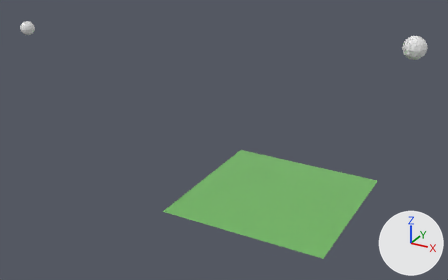
The Blender file Lectures/5_FoliageSpreadGrowth/LectureExamples/Blender/ProceduralFoliage.blend, before and after one commit.
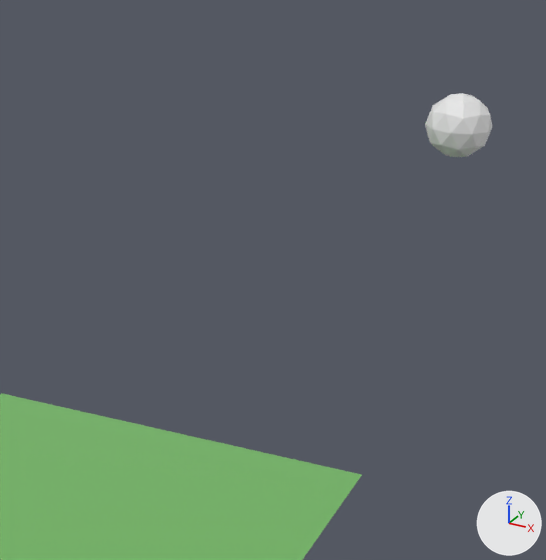
Each version is shown whole from a 50 mm lens placed at (2.71, -6.24, 3.72), pointed at (-0.39, -0.6, 0.9), then close up on the part from 54% to 100% of the width and 0% to 76% of the height. Every picture has the same lights, and +X, +Y and +Z are marked at lower right.

The scene before the commit, as lines of its bpy script (objects in view):
```python
me_icosphere = bpy.data.meshes.new('Icosphere')
me_icosphere.from_pydata(...)  # an icosphere of 80 faces spanning x -0.135..0.135, y -0.142..0.142, z 0.314..0.599
me_plane = bpy.data.meshes.new('Plane')
me_plane.from_pydata([(-1.0, -1.0, 0.0), (1.0, -1.0, 0.0), (-1.0, 1.0, 0.0), (1.0, 1.0, 0.0)], [], [(0, 1, 3, 2)])
me_plane.materials.append(mat_plants)  # green #73b864
ob_plantsgrowthspreadcontroller = bpy.data.objects.new('PlantsGrowthSpreadController', me_icosphere)
ob_plantsgrowthspreadcontroller.location = (1.268, 0.919, 1.364)
ob_terrain = bpy.data.objects.new('Terrain', me_plane)
ob_terrain.location = (0.0, 0.0, 0.0)
```
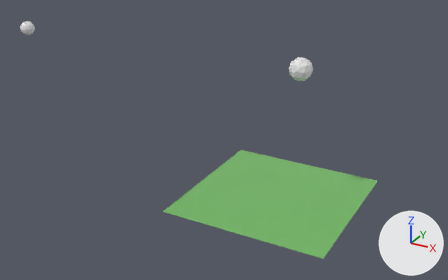
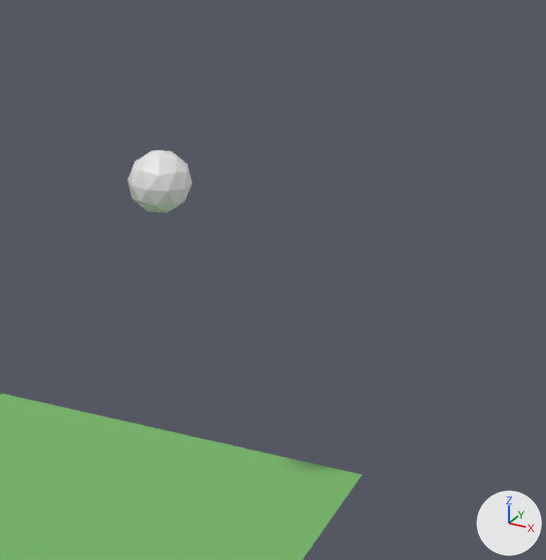
Where the change shows, as pixel boxes [x1, y1, x2, y2] in the close-ups (546 x 560 px):
'PlantsGrowthSpreadController', moved: before [425, 93, 492, 157]; after [128, 150, 192, 213]

What changed in the scene script:
```text
Change ob_plantsgrowthspreadcontroller:
    ob_plantsgrowthspreadcontroller.location: (1.268, 0.919, 1.364) -> (0.148, 0.26, 1.121)
```
